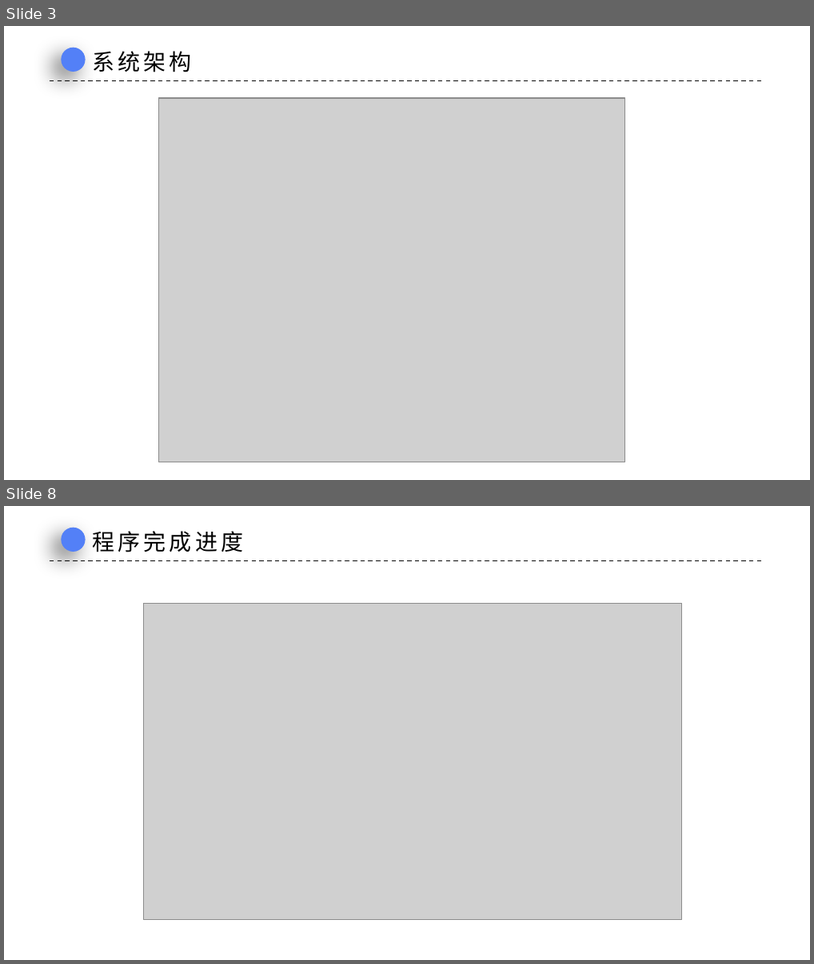
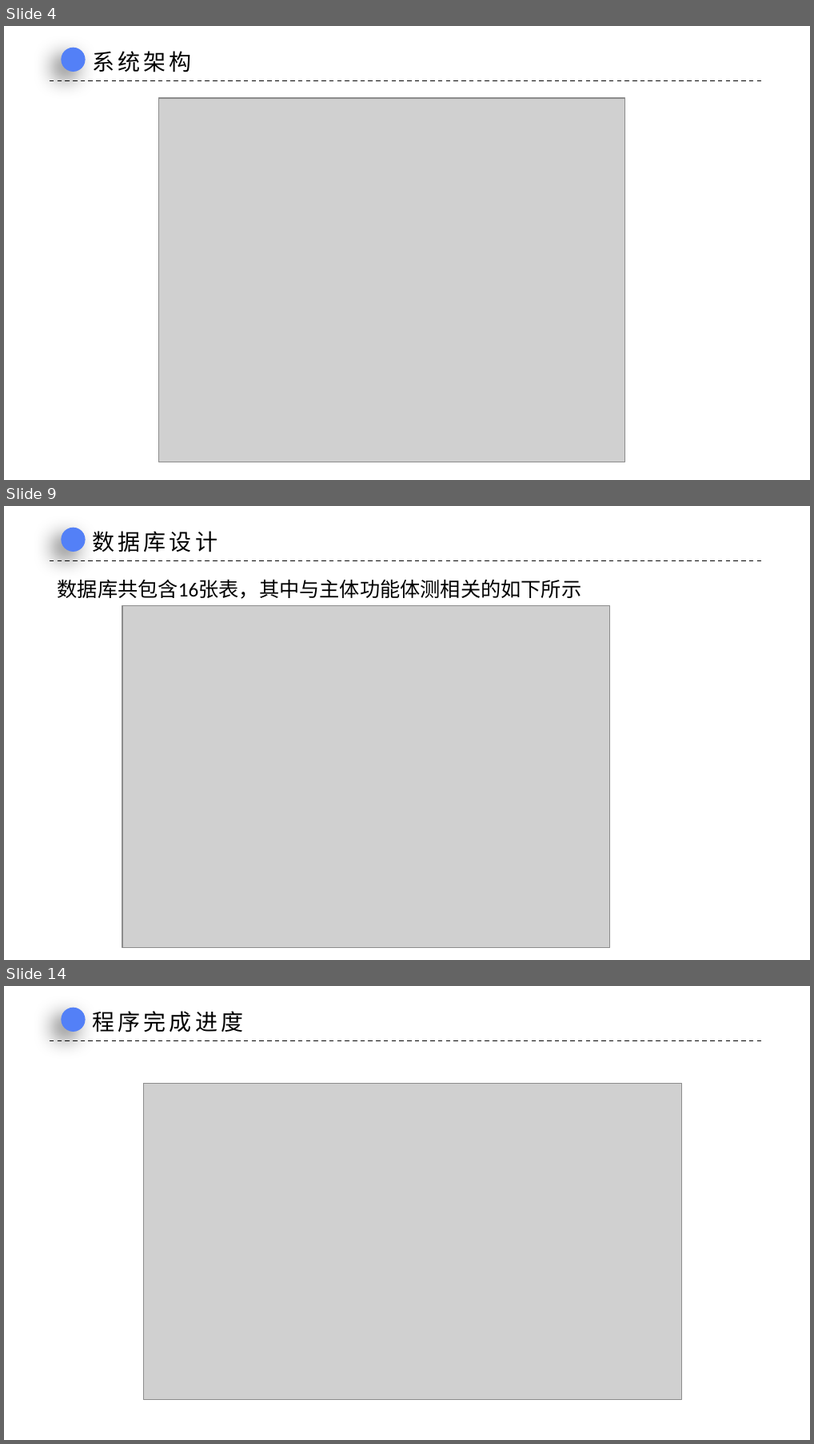
Before and after one commit to rufeng-h/healthman, a slide deck: docs/中期答辩.pptx. Shown one above the other, each under a label of ours: slides 3 and 8 before the commit, slides 4, 9 and 14 after it; the slides between them are not shown. The pictures are 814x964 and 814x1444 pixels, drawn with LibreOffice and Linux fonts; fonts in the diff are those of the drawing; grey boxes stand for pictures; background and template pictures are left out. Boxes give left, top, right and bottom in pixels: in the first picture for what was removed or moved away, otherwise in the second. Text is boxed around its words. In the diff, an @@ line names an element or a change of style, - is before the commit and + after.

```diff
--- a/docs/中期答辩.pptx
+++ b/docs/中期答辩.pptx
@@ slide 9 added at bbox=[4, 506, 810, 960], background picture (left out) @@
@@ ellipse added at bbox=[62, 527, 86, 551], fill #5380F7 @@
@@ text added at bbox=[92, 531, 218, 552], 20 pt, text #000000 @@
+数据库设计
@@ line added from (49, 561) to (766, 561), #000000 1 pt dashed @@
@@ text added at bbox=[58, 579, 582, 599], 18 pt, text #000000 @@
+数据库共包含16张表，其中与主体功能体测相关的如下所示
@@ picture added at bbox=[122, 605, 610, 947] @@
@@ what was slide 3 is now slide 4 @@
@@ what was slide 8 is now slide 14 @@
```
Also in this commit, not shown: 3 slides changed, 7 other slides added, 3 slides removed, 15 other files.
